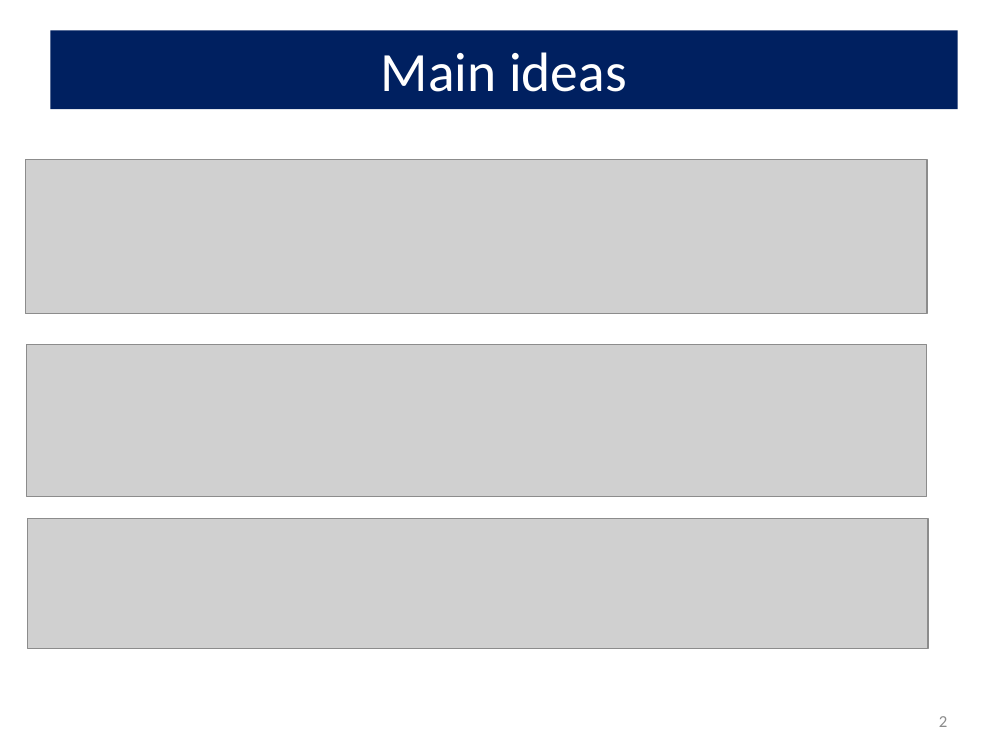
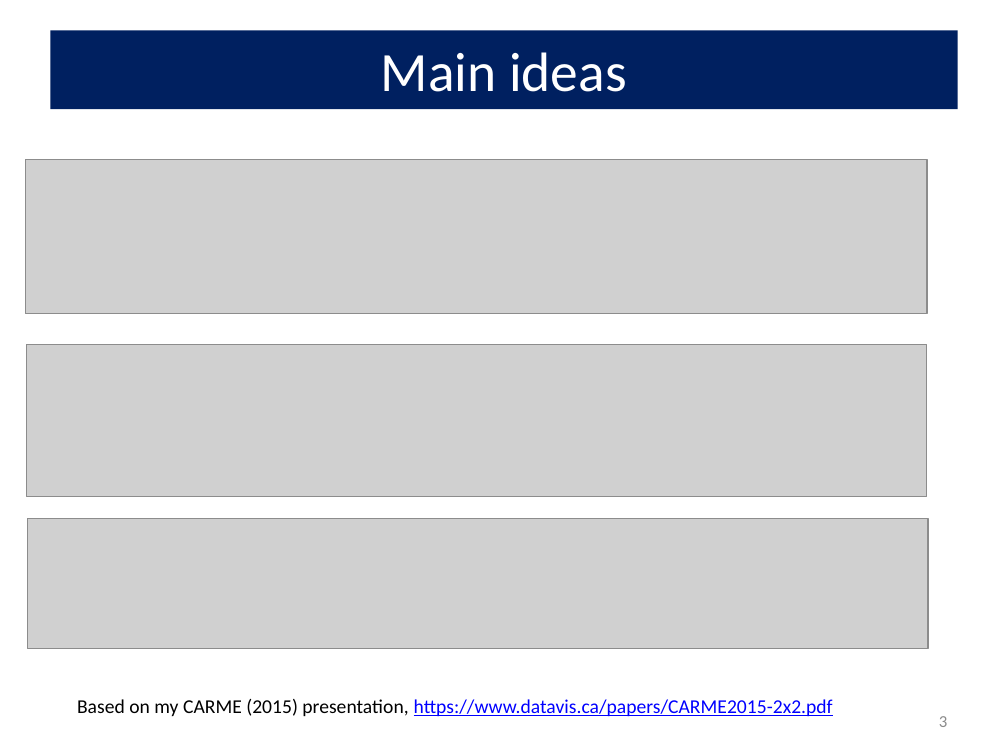
Before and after one commit to friendly/psy6136, a slide deck: slide 3 of lectures/Log-Odds.pptx (slide 2 before the commit). Drawn at 1008x756 pixels with LibreOffice and Linux fonts; fonts in the diff are those of the drawing; grey boxes stand for pictures. Boxes give left, top, right and bottom in pixels: in the first picture for what was removed or moved away, otherwise in the second. Text is boxed around its words. In the diff, an @@ line names an element or a change of style, - is before the commit and + after.

```diff
--- a/lectures/Log-Odds.pptx
+++ b/lectures/Log-Odds.pptx
@@ text added at [77, 699, 833, 716], 14 pt, text #0000FF, underline @@
+Based on my CARME (2015) presentation, https://www.datavis.ca/papers/CARME2015-2x2.pdf
@@ page number at [939, 716, 947, 727]: text changed @@
-2
+3
```
Also in this commit, not shown: 1 other slide changed, 1 slide added, 3 other files.
